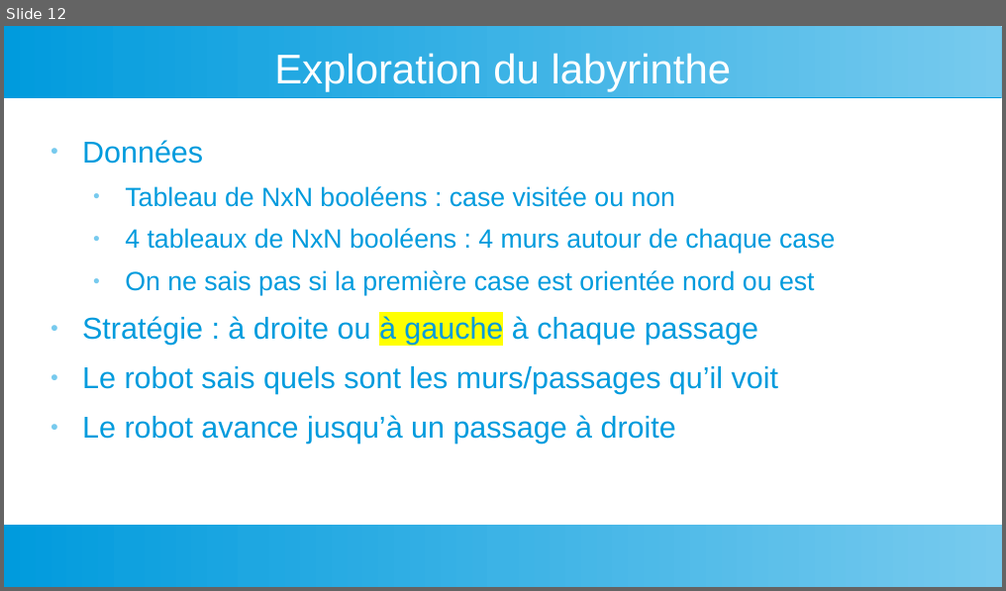
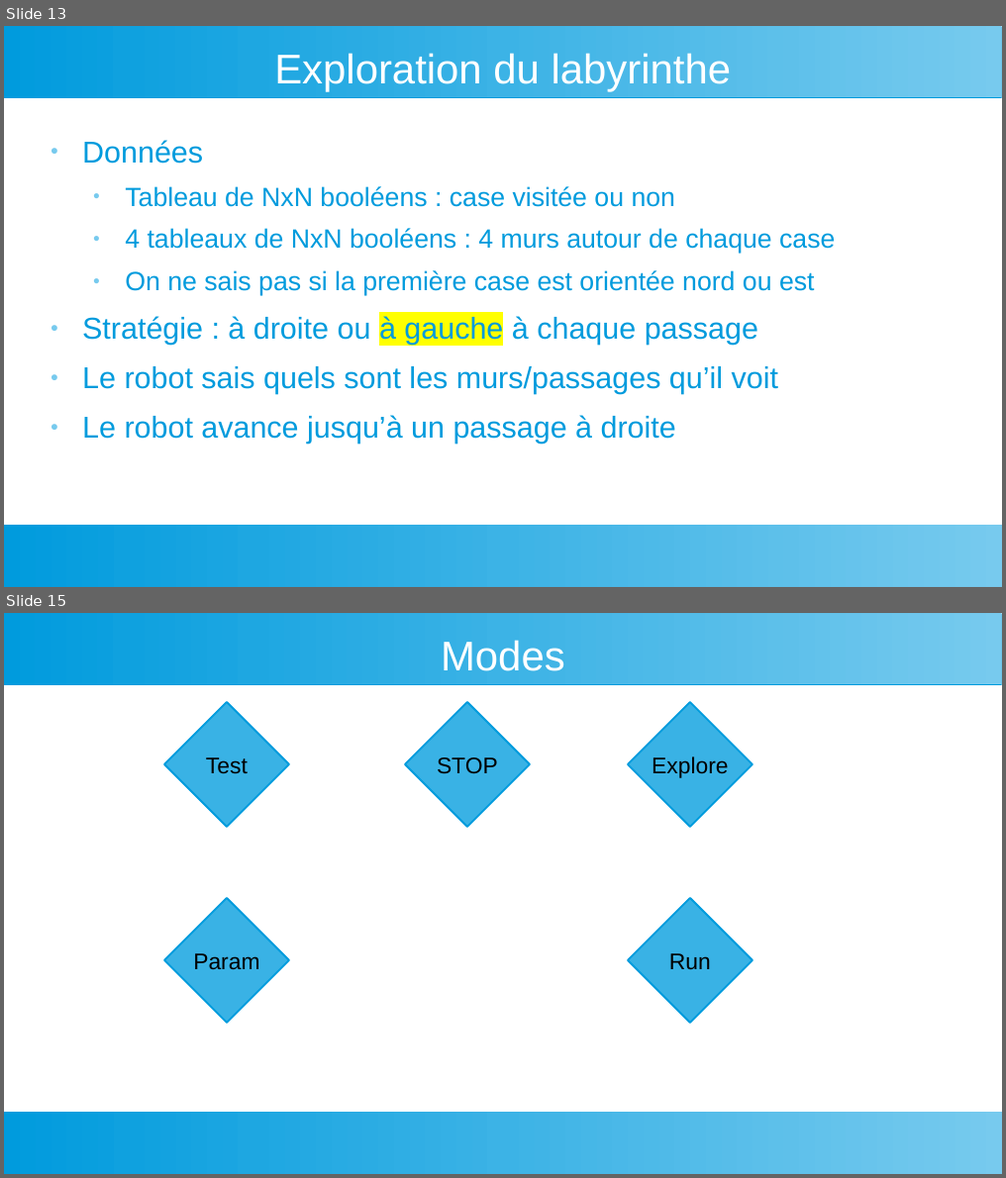
Before and after one commit to LaFabrickMassy/Projet-Fablab, a slide deck: Robotique/Micromouse/Micromouse.odp. Shown one above the other, each under a label of ours: slide 12 before the commit, slides 13 and 15 after it; the slides between them are not shown. The pictures are 1006x591 and 1006x1178 pixels, drawn with LibreOffice and Linux fonts; fonts in the diff are those of the drawing. Boxes give left, top, right and bottom in pixels: in the first picture for what was removed or moved away, otherwise in the second. Text is boxed around its words. In the diff, an @@ line names an element or a change of style, - is before the commit and + after.

```diff
--- a/Robotique/Micromouse/Micromouse.odp
+++ b/Robotique/Micromouse/Micromouse.odp
@@ slide 15 added at (4,613,1002,1174), background #FFFFFF; not listed: 2 template elements that a slide beside it also shows @@
@@ title added at (441,640,565,671), 33 pt, text #FFFFFF @@
+Modes
@@ diamond added at (164,702,289,827), fill #39B2E5, outline #009BDD 1.42 pt, 18 pt, text #000000 @@
+Test
@@ diamond added at (405,702,530,827), fill #39B2E5, outline #009BDD 1.42 pt, 18 pt, text #000000 @@
+STOP
@@ diamond added at (628,702,752,827), fill #39B2E5, outline #009BDD 1.42 pt, 18 pt, text #000000 @@
+Explore
@@ diamond added at (164,898,289,1023), fill #39B2E5, outline #009BDD 1.42 pt, 18 pt, text #000000 @@
+Param
@@ diamond added at (628,898,752,1023), fill #39B2E5, outline #009BDD 1.42 pt, 18 pt, text #000000 @@
+Run
@@ what was slide 12 is now slide 13 @@
```
Also in this commit, not shown: 5 other slides added.
